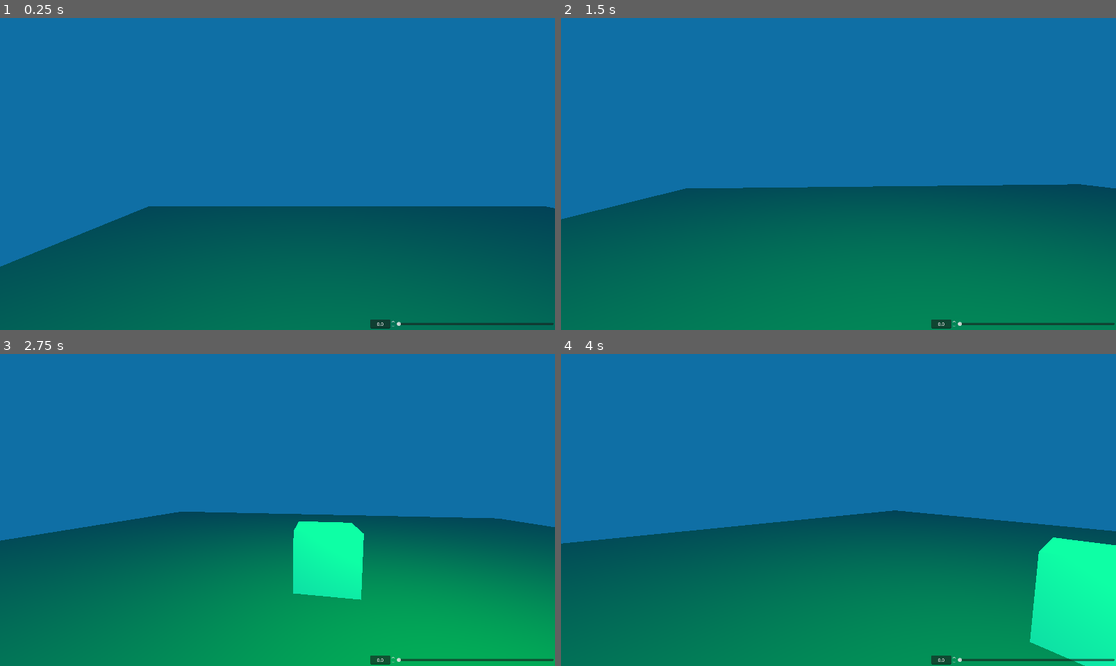
Above: before the commit, frames 1-4 (two rows, left to right).
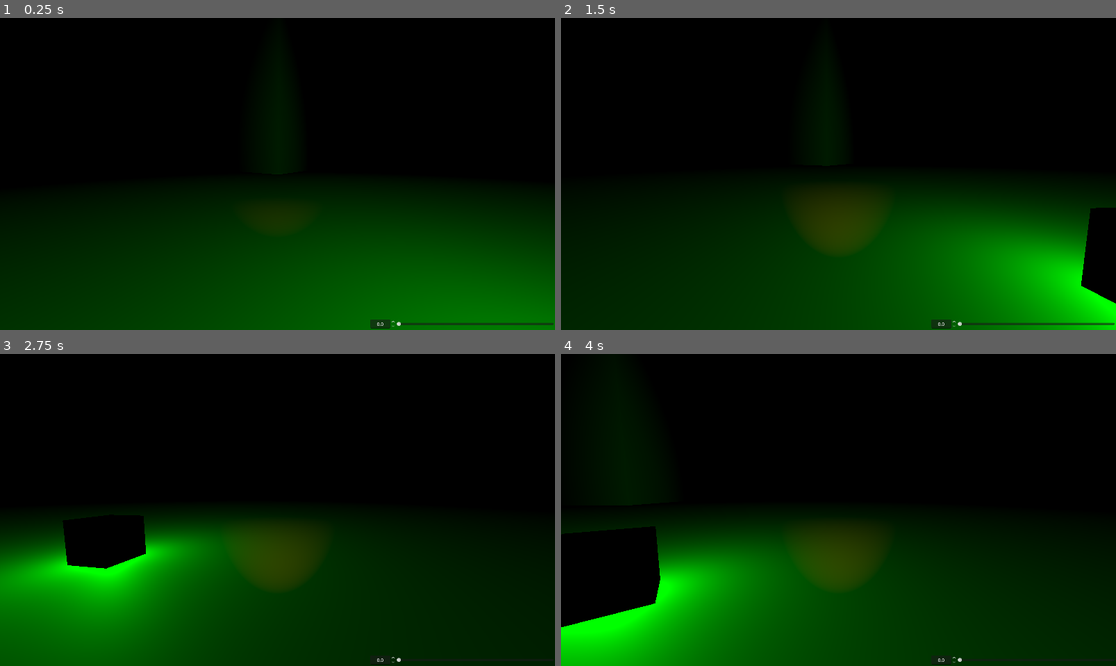
Above: after the commit, the same moments.

Repository: Sammaeliusz/PC-Repo
Game: Godot game, scene res://control.tscn
Two runs of this game, one before a commit and one after it. Both use one fixed random seed, a clock stepped at 60 frames per second and the inputs below.
Inputs:
- Up to frame 1 (0.25 s): no input
- Up to frame 2 (1.5 s): tap Enter at 0.5 s; hold Right 0.53-1.28 s; tap Space at 1.25 s; hold Down from 1.28 s (still down)
- Up to frame 3 (2.75 s): release Down at 2.03 s; hold Right from 2.03 s (still down)
- Up to frame 4 (4 s): release Right at 2.78 s; hold Up 2.78-3.53 s; hold Left from 3.53 s (still down)

The runs differ from the first frame. In frame 1, 100% of the frame differs, in the area x 0-100%, y 0-100%; in frame 2, 100%; in frame 3, 100%; in frame 4, 100%.

Commit message:
KS-Ster
Sterowanie działa, ale przypadkowo zrobiłem z tego horror

Diff:
--- a/GGUI/krzywe-światy/Controller.gd
+++ b/GGUI/krzywe-światy/Controller.gd
@@ -6,20 +6,21 @@
 	pass # Replace with function body.
 
 const ang_speed : int = 2
-const lin_speed : int = 2
+const lin_speed : int = 10
 # Called every frame. 'delta' is the elapsed time since the previous frame.
 func _process(_delta: float) -> void:
 	pass
 func _unhandled_input(event)->void:
 	if event is InputEventKey:
 		if event.pressed:
+			print(rotation)
 			if event.keycode == KEY_RIGHT:
 				angular_velocity = Vector3(0,-1*ang_speed,0)
 			elif(event.keycode == KEY_LEFT):
 				angular_velocity = Vector3(0,ang_speed,0)
 			elif(event.keycode == KEY_UP):
-				linear_velocity = Vector3(lin_speed*cos(rotation.y), 0,lin_speed*sin(rotation.y))
+				linear_velocity = Vector3(lin_speed*-cos(rotation.y), 0,lin_speed*sin(rotation.y))
 			elif(event.keycode == KEY_DOWN):
-				linear_velocity = Vector3(-1*lin_speed*cos(rotation.y), 0,-1*lin_speed*sin(rotation.y))
+				linear_velocity = Vector3(lin_speed*cos(rotation.y), 0,lin_speed*-sin(rotation.y))
 		else:
 			angular_velocity = Vector3(0,0,0)
--- /dev/null
+++ b/GGUI/krzywe-światy/Prefabs/Building/budynek.tres
@@ -0,0 +1,4 @@
+[gd_resource type="VisualShader" format=3 uid="uid://wh6oqxm3208r"]
+
+[resource]
+nodes/vertex/0/position = Vector2(420, 120)
--- /dev/null
+++ b/GGUI/krzywe-światy/Prefabs/Building/budynek.tscn
@@ -0,0 +1,36 @@
+[gd_scene format=3 uid="uid://bbn6pucn63hwh"]
+
+[ext_resource type="Script" uid="uid://crfi5dpqdl87p" path="res://Prefabs/Resizer.gd" id="1_pquve"]
+
+[sub_resource type="Gradient" id="Gradient_c8jhs"]
+interpolation_mode = 2
+offsets = PackedFloat32Array(0, 0.8191882, 1)
+colors = PackedColorArray(0, 0, 0, 1, 0.9629789, 0.9629789, 0.9629789, 1, 1, 1, 1, 1)
+
+[sub_resource type="GradientTexture2D" id="GradientTexture2D_2d2cx"]
+gradient = SubResource("Gradient_c8jhs")
+fill_from = Vector2(0.3931624, 0.88461536)
+fill_to = Vector2(0.93162394, 0.13247864)
+
+[sub_resource type="StandardMaterial3D" id="StandardMaterial3D_xsuxa"]
+blend_mode = 1
+albedo_color = Color(0, 0.5058824, 0.80784315, 1)
+albedo_texture = SubResource("GradientTexture2D_2d2cx")
+
+[sub_resource type="BoxMesh" id="BoxMesh_gcxk6"]
+material = SubResource("StandardMaterial3D_xsuxa")
+
+[sub_resource type="BoxShape3D" id="BoxShape3D_v2sh2"]
+
+[node name="Budynek" type="Node3D" unique_id=2131609820]
+script = ExtResource("1_pquve")
+metadata/Scale = 5.0
+metadata/Height = 10
+
+[node name="MeshInstance3D" type="MeshInstance3D" parent="." unique_id=1299918008]
+mesh = SubResource("BoxMesh_gcxk6")
+
+[node name="StaticBody3D" type="StaticBody3D" parent="." unique_id=947940294]
+
+[node name="CollisionShape3D" type="CollisionShape3D" parent="StaticBody3D" unique_id=18349161]
+shape = SubResource("BoxShape3D_v2sh2")
--- /dev/null
+++ b/GGUI/krzywe-światy/Prefabs/Resizer.gd
@@ -0,0 +1,14 @@
+extends Node3D
+
+# Called when the node enters the scene tree for the first time.
+var B_scale : float
+var B_height: int
+func _ready() -> void:
+	B_scale = get_meta("Scale")
+	B_height = get_meta("Height")
+	scale = Vector3(B_scale, B_scale*B_height, B_scale)
+
+
+# Called every frame. 'delta' is the elapsed time since the previous frame.
+func _process(_delta: float) -> void:
+	pass
--- a/GGUI/krzywe-światy/control.tscn
+++ b/GGUI/krzywe-światy/control.tscn
@@ -1,20 +1,21 @@
 [gd_scene format=3 uid="uid://cbqog3ohiwero"]
 
 [ext_resource type="PackedScene" uid="uid://cmc5a4dqynjn3" path="res://UI/UI.tscn" id="1_62e2m"]
+[ext_resource type="PackedScene" uid="uid://bbn6pucn63hwh" path="res://Prefabs/Building/budynek.tscn" id="1_ee4bf"]
 [ext_resource type="Script" uid="uid://bhc016w12uovm" path="res://Doswietlanie.gd" id="2_qtu10"]
 [ext_resource type="Script" uid="uid://drs76qdvf62hf" path="res://Controller.gd" id="3_qtu10"]
 
 [sub_resource type="Sky" id="Sky_uchyk"]
 
 [sub_resource type="Environment" id="Environment_126ht"]
-background_mode = 1
+background_mode = 2
 background_color = Color(0.05756113, 0.4364125, 0.6467294, 1)
 sky = SubResource("Sky_uchyk")
 
 [sub_resource type="WorldBoundaryShape3D" id="WorldBoundaryShape3D_gcxk6"]
 
 [sub_resource type="PlaneMesh" id="PlaneMesh_v2sh2"]
-size = Vector2(20, 20)
+size = Vector2(500, 500)
 
 [sub_resource type="BoxShape3D" id="BoxShape3D_126ht"]
 
@@ -32,15 +33,12 @@
 
 [node name="Node3D" type="Node3D" unique_id=689650400]
 
+[node name="Budynek" parent="." unique_id=2131609820 instance=ExtResource("1_ee4bf")]
+transform = Transform3D(0.8110944, 0, -0.5849153, 0, 1, 0, 0.5849153, 0, 0.8110944, -33.04, 0.5, 4.43)
+metadata/Scale = 10.0
+metadata/Height = 5
+
 [node name="UI" parent="." unique_id=2142729161 instance=ExtResource("1_62e2m")]
-
-[node name="OmniLight3D" type="OmniLight3D" parent="." unique_id=459530045]
-transform = Transform3D(0.9309355, 0, 0.36518356, 0, 1, 0, -0.36518356, 0, 0.9309355, 1.3482878, 3.0347452, 2.6278863)
-light_color = Color(0, 1, 0, 1)
-light_energy = 4.441
-light_indirect_energy = 3.69
-omni_range = 34.655
-script = ExtResource("2_qtu10")
 
 [node name="WorldEnvironment" type="WorldEnvironment" parent="." unique_id=262713238]
 environment = SubResource("Environment_126ht")
@@ -53,14 +51,23 @@
 [node name="MeshInstance3D" type="MeshInstance3D" parent="Podłoże" unique_id=1458863494]
 mesh = SubResource("PlaneMesh_v2sh2")
 
-[node name="RigidBody3D" type="RigidBody3D" parent="." unique_id=846963744]
+[node name="CUBE" type="RigidBody3D" parent="." unique_id=846963744]
 transform = Transform3D(1, 0, 0, 0, 1, 0, 0, 0, 1, 0, 1.8746152, 0)
 
-[node name="CollisionShape3D" type="CollisionShape3D" parent="RigidBody3D" unique_id=1010407806]
+[node name="CollisionShape3D" type="CollisionShape3D" parent="CUBE" unique_id=1010407806]
 shape = SubResource("BoxShape3D_126ht")
 
-[node name="MeshInstance3D" type="MeshInstance3D" parent="RigidBody3D" unique_id=1027060124]
+[node name="MeshInstance3D" type="MeshInstance3D" parent="CUBE" unique_id=1027060124]
+transform = Transform3D(1, 0, 0, 0, 1, 0, 0, 0, 1, 0, -0.014008999, 0)
 mesh = SubResource("BoxMesh_126ht")
+
+[node name="OmniLight3D" type="OmniLight3D" parent="CUBE" unique_id=459530045]
+transform = Transform3D(0.93093556, 0, 0.3651836, 0, 1, 0, -0.3651836, 0, 0.93093556, 0, 0, 0)
+light_color = Color(0, 1, 0, 1)
+light_energy = 4.441
+light_indirect_energy = 3.69
+omni_range = 34.655
+script = ExtResource("2_qtu10")
 
 [node name="Player" type="RigidBody3D" parent="." unique_id=266393988]
 transform = Transform3D(1, 0, 0, 0, 1, 0, 0, 0, 1, 0, 2.2933323, 3.4980211)
@@ -78,4 +85,13 @@
 transform = Transform3D(-4.371139e-08, -0.0975829, 0.9952274, 0, 0.9952274, 0.0975829, -1, 4.265484e-09, -4.350277e-08, 0, 0.6174834, 0)
 current = true
 
-[connection signal="tunneled_signal" from="UI" to="OmniLight3D" method="_change_energy"]
+[node name="SpotLight3D" type="SpotLight3D" parent="Player" unique_id=1361962665]
+transform = Transform3D(-4.371139e-08, 0, 1, 0, 1, 0, -1, 0, -4.371139e-08, 0, 0, 0)
+light_color = Color(0.77254903, 0.5529412, 0, 1)
+light_energy = 6.269
+light_indirect_energy = 2.82
+light_specular = 0.275
+spot_range = 13.539
+spot_angle = 18.1577
+
+[connection signal="tunneled_signal" from="UI" to="CUBE/OmniLight3D" method="_change_energy"]
--- a/GGUI/krzywe-światy/testowy.tres
+++ /dev/null
@@ -1,4 +0,0 @@
-[gd_resource type="InputEventKey" format=3 uid="uid://drltm3378eus0"]
-
-[resource]
-keycode = 4194319
Not shown, added: GGUI/krzywe-światy/Prefabs/Resizer.gd.uid
